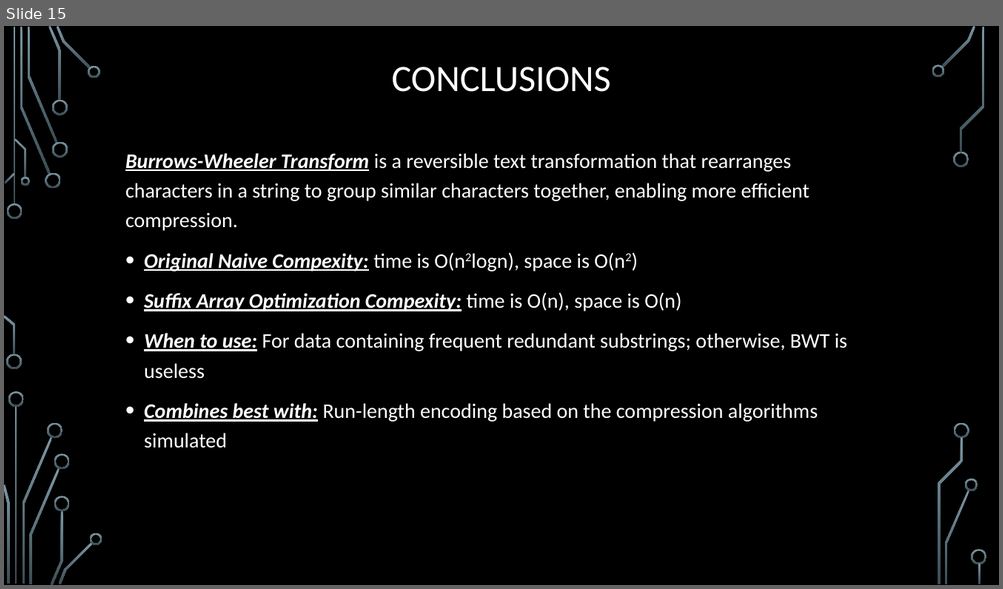
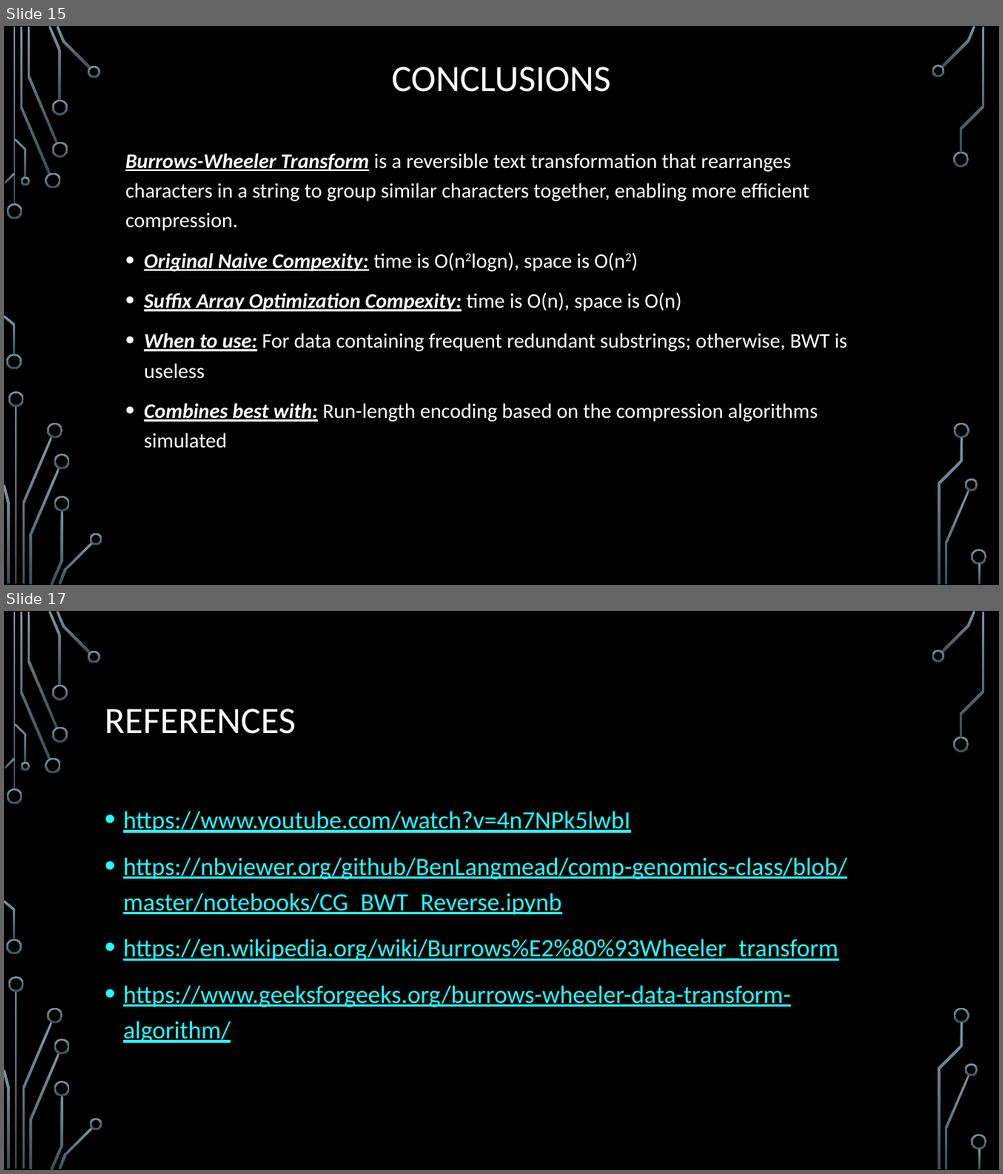
Before and after one commit to markfloryan/advalgo_projects, a slide deck: projects/11-burrowsWheelerTransform/slides/lecture_BurrowsWheelerTransform.pptx.pptx. Shown one above the other, each under a label of ours: slide 15 before the commit, slides 15 and 17 after it; the slides between them are not shown. The pictures are 1003x589 and 1003x1174 pixels, drawn with LibreOffice and Linux fonts; fonts in the diff are those of the drawing; background and template pictures are left out. Boxes give left, top, right and bottom in pixels: in the first picture for what was removed or moved away, otherwise in the second. Text is boxed around its words. In the diff, an @@ line names an element or a change of style, - is before the commit and + after.

Commit message:
Add problem statement and references

```diff
--- a/projects/11-burrowsWheelerTransform/slides/lecture_BurrowsWheelerTransform.pptx.pptx
+++ b/projects/11-burrowsWheelerTransform/slides/lecture_BurrowsWheelerTransform.pptx.pptx
@@ slide 17 added at <box>4,611,999,1170</box>, background picture (left out); not listed: 36 template elements that a slide beside it also shows @@
@@ title added at <box>105,709,296,734</box>, 36 pt, text #FFFFFF @@
+REFERENCES
@@ text added at <box>123,811,847,1043</box>, 24 pt, text #22FFFF, underline @@
+• https://www.youtube.com/watch?v=4n7NPk5lwbI
+• https://nbviewer.org/github/BenLangmead/comp-genomics-class/blob/master/notebooks/CG_BWT_Reverse.ipynb
+• https://en.wikipedia.org/wiki/Burrows%E2%80%93Wheeler_transform
+• https://www.geeksforgeeks.org/burrows-wheeler-data-transform-algorithm/
```
Also in this commit, not shown: 1 other slide added, 2 other files.
